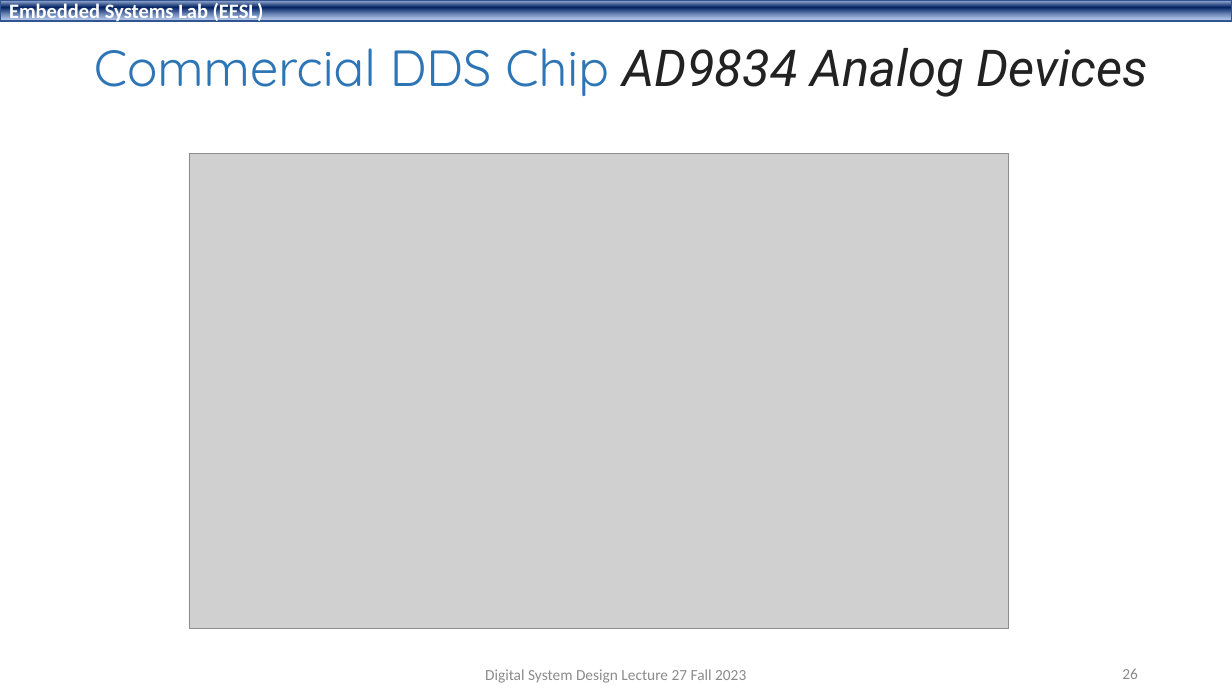
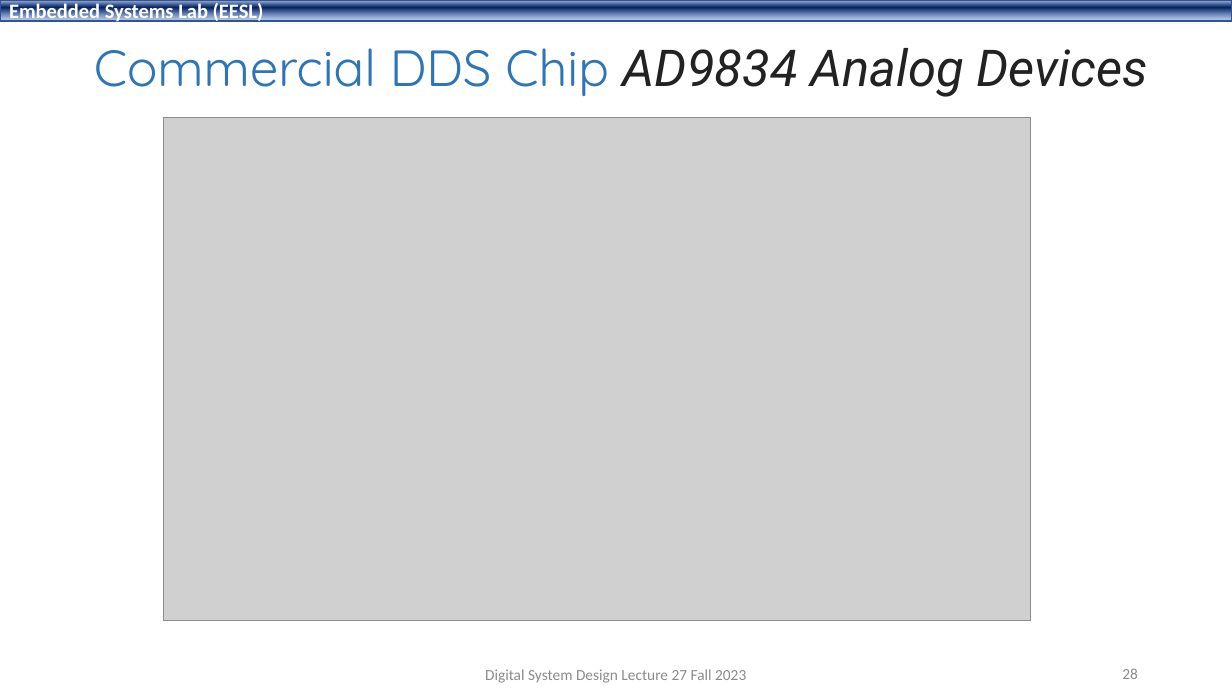
Before and after one commit to shahidmasud/shahidmasud.github.io, a slide deck: slide 28 of DSD_Lec27_Fall2023.ppsx (slide 26 before the commit). Drawn at 1232x693 pixels with LibreOffice and Linux fonts; fonts in the diff are those of the drawing; grey boxes stand for pictures; background and template pictures are left out. Boxes give left, top, right and bottom in pixels: in the first picture for what was removed or moved away, otherwise in the second. Text is boxed around its words. In the diff, an @@ line names an element or a change of style, - is before the commit and + after.

```diff
--- a/DSD_Lec27_Fall2023.ppsx
+++ b/DSD_Lec27_Fall2023.ppsx
@@ picture: place and size @@
-picture at box(189, 153, 1009, 628)
+picture at box(163, 117, 1031, 620)
@@ page number at box(1122, 668, 1138, 679): text changed @@
-26
+28
```
Also in this commit, not shown: 14 other slides changed, 2 slides added, 1 other file.
